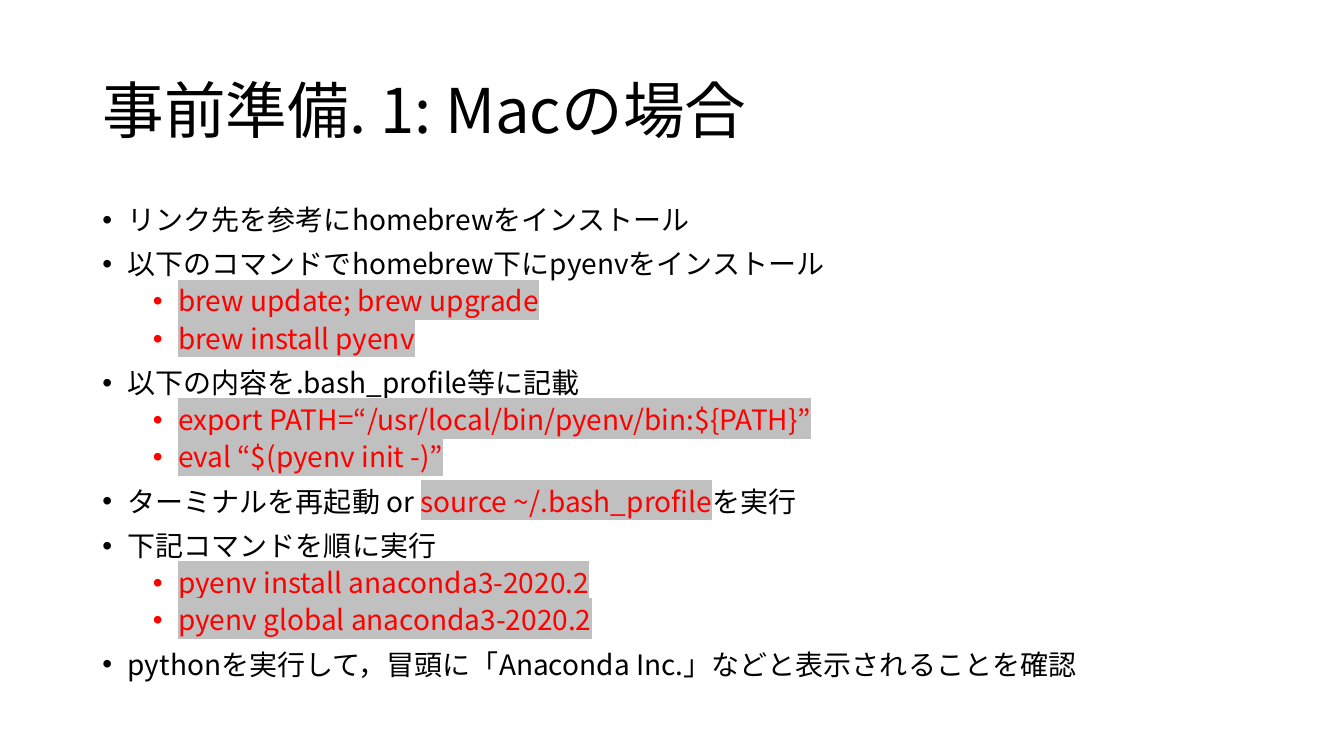
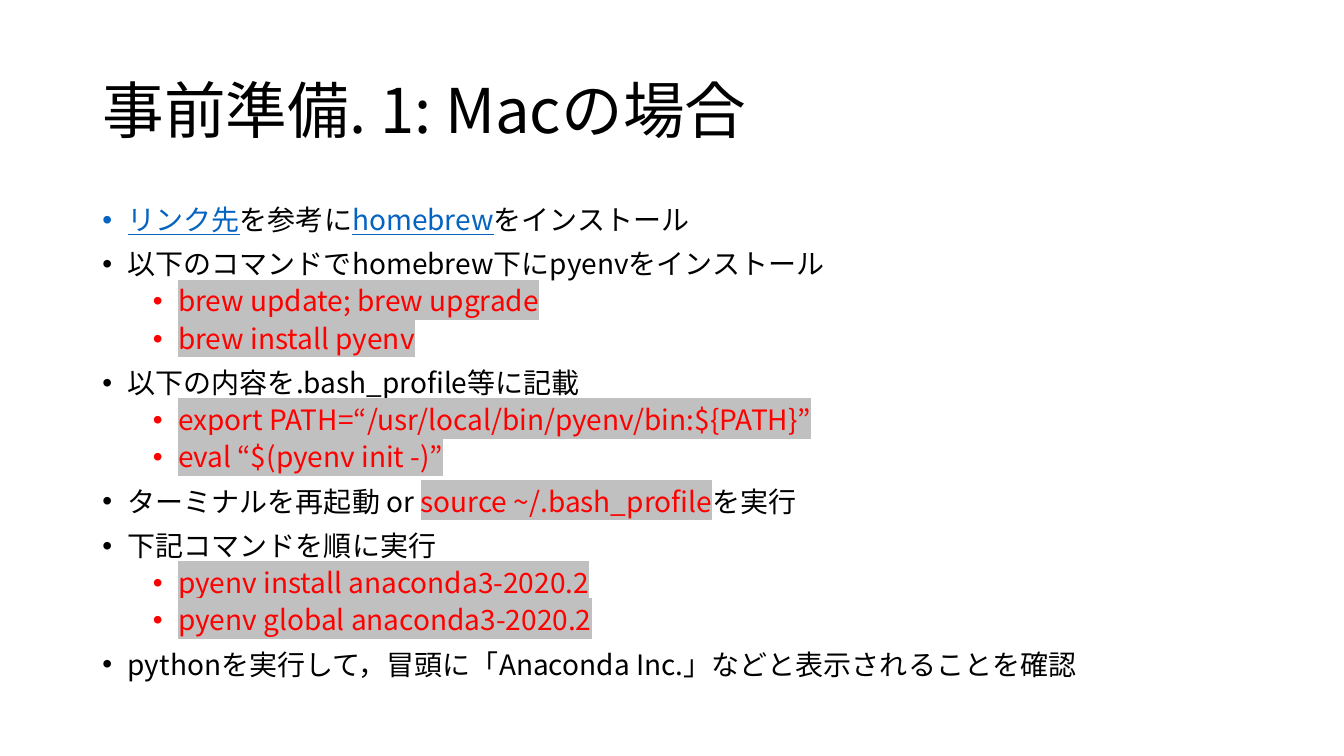
Before and after one commit to YK-Orfeluna/voice_analysis, a slide deck: slide 3 of 事前準備.pptx. Drawn at 1344x756 pixels with LibreOffice and Linux fonts; fonts in the diff are those of the drawing. Boxes give left, top, right and bottom in pixels: in the first picture for what was removed or moved away, otherwise in the second. Text is boxed around its words. In the diff, an @@ line names an element or a change of style, - is before the commit and + after.

```diff
--- a/事前準備.pptx
+++ b/事前準備.pptx
@@ text at <box>128,206,690,235</box>: text colour #000000 to #0563C1, underline on in "リンク先を参考にhomebrewをインストール" @@
```
Also in this commit, not shown: 2 other slides changed.
